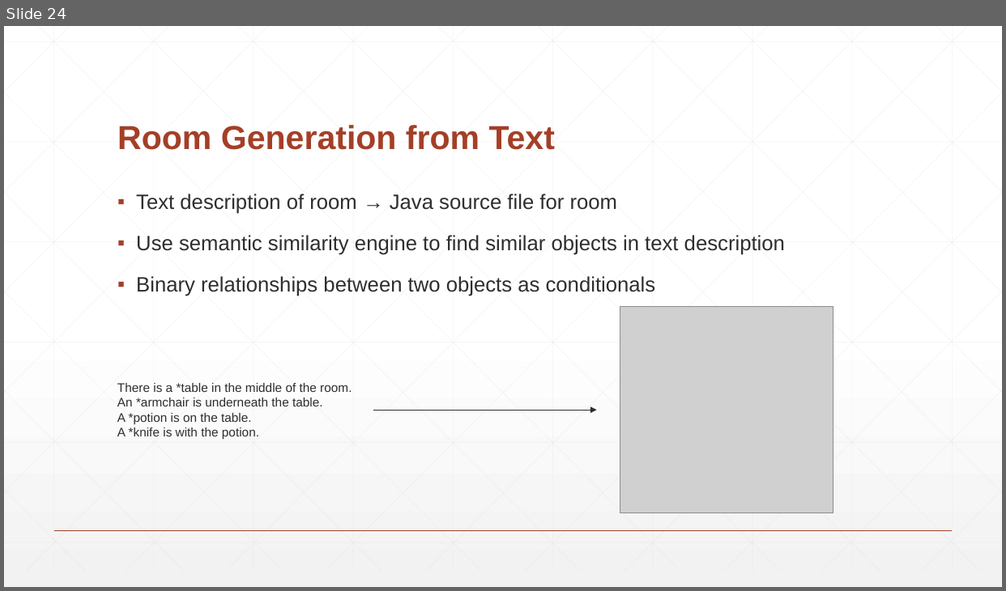
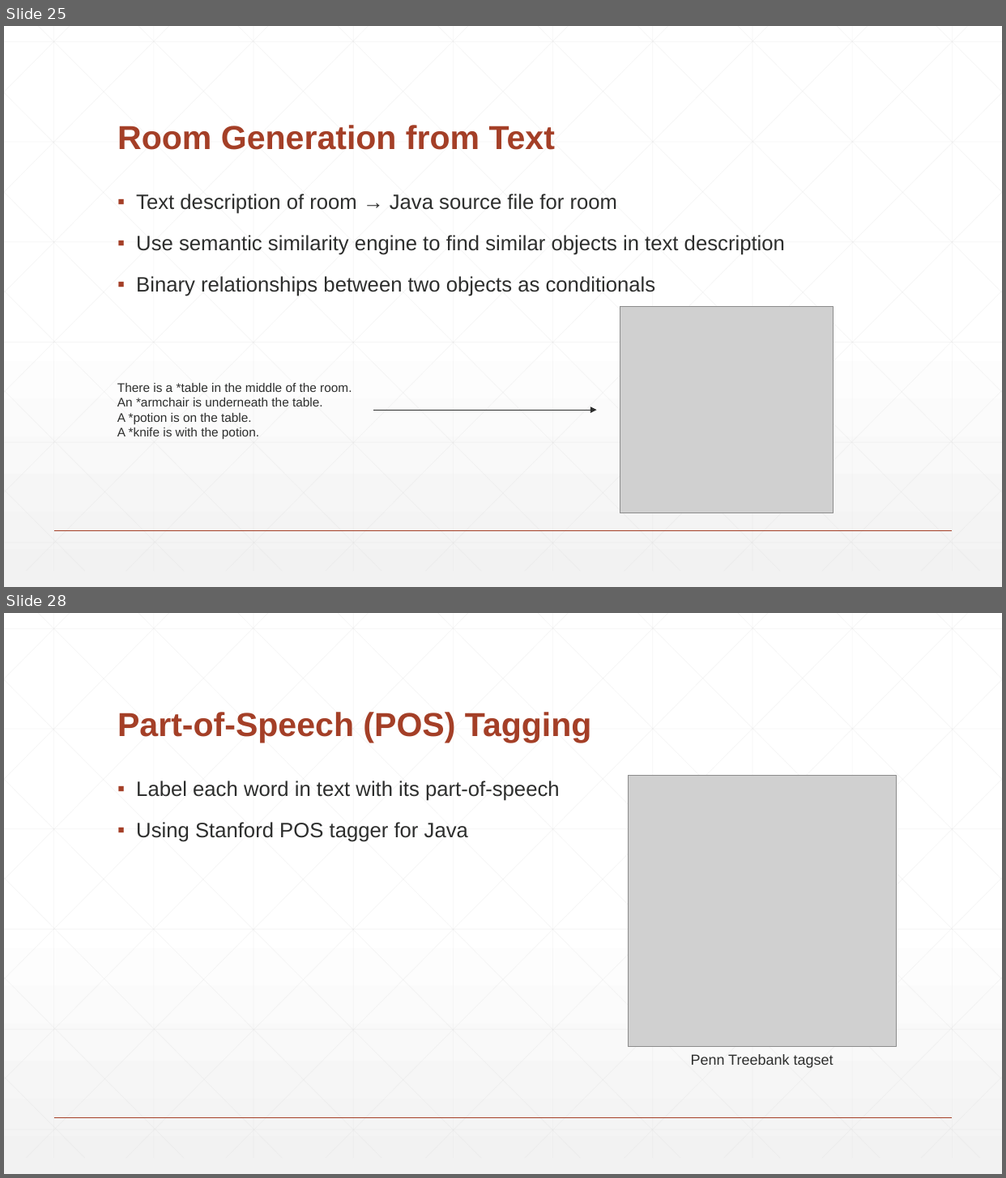
Before and after one commit to BaronKhan/VoiceRecognitionRPG, a slide deck: presentation/presentation.pptx. Shown one above the other, each under a label of ours: slide 24 before the commit, slides 25 and 28 after it; the slides between them are not shown. The pictures are 1006x591 and 1006x1178 pixels, drawn with LibreOffice and Linux fonts; fonts in the diff are those of the drawing; grey boxes stand for pictures. Boxes give left, top, right and bottom in pixels: in the first picture for what was removed or moved away, otherwise in the second. Text is boxed around its words. In the diff, an @@ line names an element or a change of style, - is before the commit and + after.

```diff
--- a/presentation/presentation.pptx
+++ b/presentation/presentation.pptx
@@ slide 28 added at <box>4,613,1002,1174</box>, background gradient #FFFFFF to #F2F2F2; not listed: 47 template elements that a slide beside it also shows @@
@@ title added at <box>117,712,592,743</box>, 32 pt, text #A43F27, bold @@
+Part-of-Speech (POS) Tagging
@@ text added at <box>136,781,560,842</box>, 20 pt, text #2D2E2D @@
+▪ Label each word in text with its part-of-speech
+▪ Using Stanford POS tagger for Java
@@ picture added at <box>629,776,897,1047</box> @@
@@ text added at <box>691,1054,833,1068</box>, 14 pt, text #2D2E2D @@
+Penn Treebank tagset
@@ what was slide 24 is now slide 25 @@
```
Also in this commit, not shown: 7 slides changed, 9 other slides added, 3 other files.
